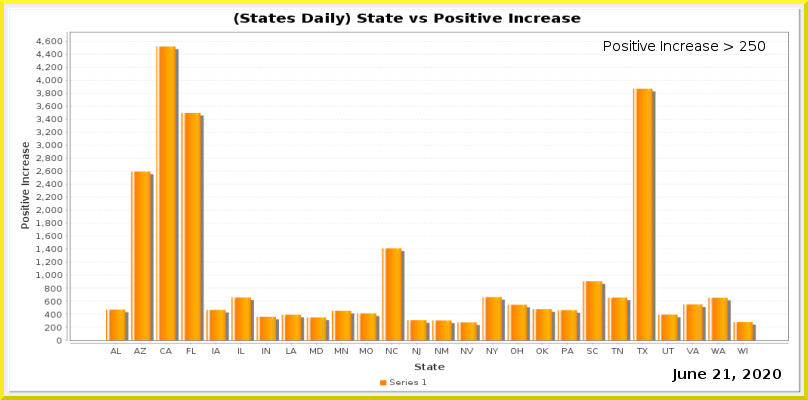
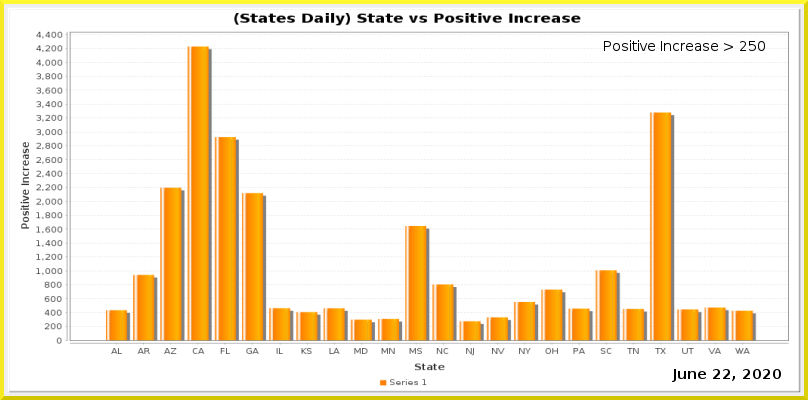
Two versions of the same layered image (w=808, h=400). Layer-by-layer changes:
painted on "Current Date" over [723, 369, 730, 379]
painted on "Date_vs_TestIncrease.png" over [36, 31, 789, 356]
